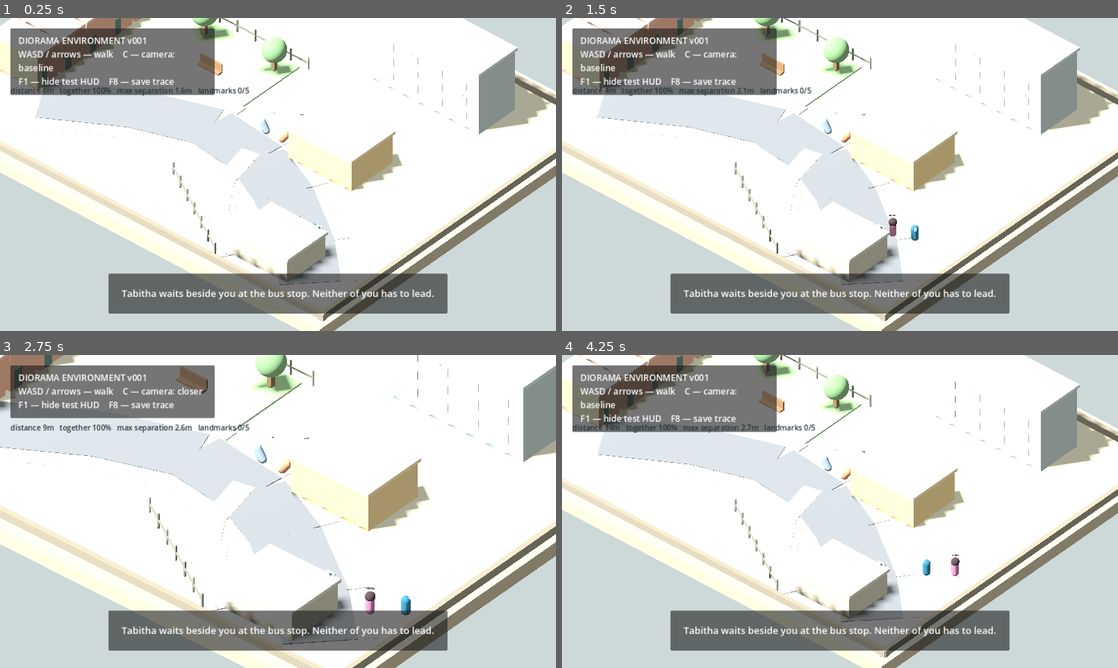
Above: before the commit, frames 1-4 (two rows, left to right).
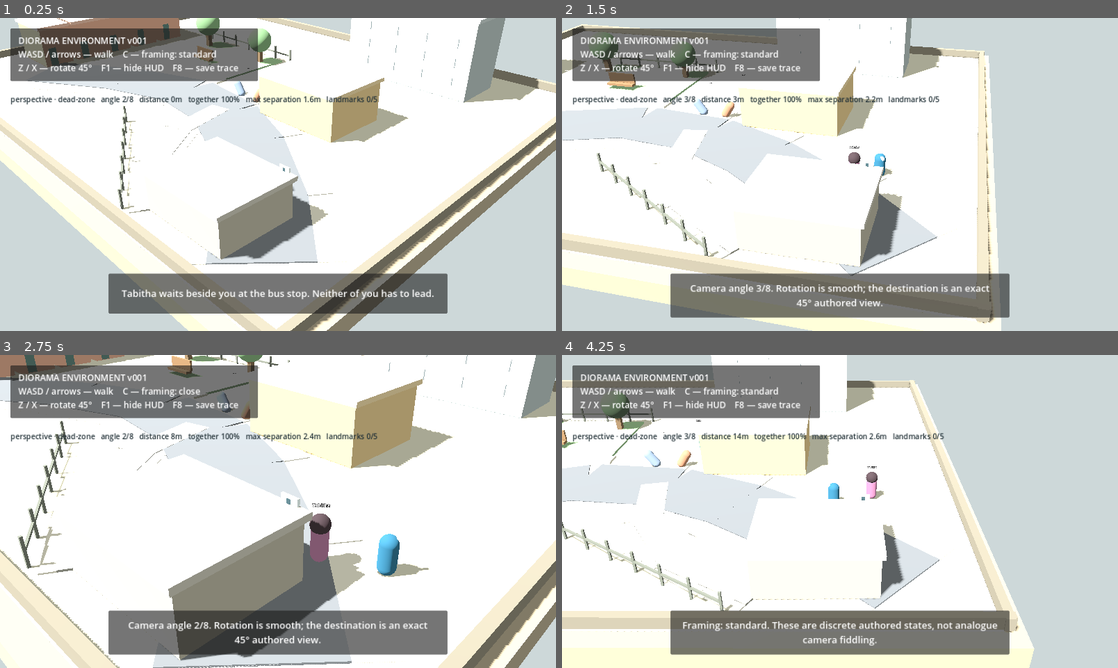
Above: after the commit, the same moments.

Repository: vcl00e/managed-decline-v2
Game: Godot game, scene res://main.tscn
The game is run twice, just before and just after one commit, with the same random seed, the same clock (stepped at 60 frames per second) and the same inputs.
Inputs:
- Up to frame 1 (0.25 s): no input
- Up to frame 2 (1.5 s): tap Enter at 0.5 s; hold Right (ui_right) 0.53-1.28 s; tap Z at 0.6 s; tap X at 0.8, 1.35 s; hold Down (ui_down) from 1.28 s (still down)
- Up to frame 3 (2.75 s): tap C at 1.55, 2.1 s; release Down (ui_down) at 2.03 s; hold Right (ui_right) from 2.03 s (still down); tap Z at 2.3 s
- Up to frame 4 (4.25 s): release Right (ui_right) at 2.78 s; hold Up (ui_up) 2.78-3.53 s; tap Z at 2.85 s; tap X at 3.05, 3.6 s; hold Left (ui_left) from 3.53 s (still down); tap C at 3.8 s

The runs differ from the first frame. In frame 1, 38% of the frame differs, in the area x 0-100%, y 0-100%; in frame 2, 53%; in frame 3, 51%; in frame 4, 62%.

Commit message:
Restore accepted perspective dead-zone camera grammar

Diff:
--- a/prototypes/diorama-environment-v001/scripts/main.gd
+++ b/prototypes/diorama-environment-v001/scripts/main.gd
@@ -2,6 +2,10 @@
 
 const PlayerScript = preload("res://scripts/player.gd")
 const CompanionScript = preload("res://scripts/companion.gd")
+
+const CAMERA_FOV := 34.0
+const CAMERA_SIDE_LIMIT := 5.4
+const CAMERA_DEPTH_LIMIT := 4.0
 
 var player
 var companion
@@ -11,6 +15,12 @@
 var debug_label: Label
 
 var camera_preset := 1
+var camera_angle_index := 1
+var camera_yaw := deg_to_rad(45.0)
+var camera_target_yaw := deg_to_rad(45.0)
+var camera_focus := Vector3.ZERO
+var dead_zone_focus := Vector3.ZERO
+
 var hud_visible := true
 var total_distance := 0.0
 var previous_player_position := Vector3.ZERO
@@ -42,7 +52,7 @@
 	_build_camera()
 	_build_ui()
 	previous_player_position = player.global_position
-	_set_caption("There is no objective marker. Walk where you are curious; Tabitha should remain company, not a target to chase.")
+	_set_caption("Perspective miniature + large dead-zone. Walk normally; the camera should stay composed instead of constantly drifting after you.")
 
 func _physics_process(delta: float) -> void:
 	if player == null:
@@ -65,9 +75,14 @@
 func _unhandled_key_input(event: InputEvent) -> void:
 	if not event is InputEventKey or not event.pressed or event.echo:
 		return
+
 	if event.keycode == KEY_C:
 		camera_preset = (camera_preset + 1) % 3
-		_apply_camera_preset()
+		_set_caption("Framing: %s. These are discrete authored states, not analogue camera fiddling." % _camera_preset_name())
+	elif event.keycode == KEY_Z:
+		_rotate_camera(-1)
+	elif event.keycode == KEY_X:
+		_rotate_camera(1)
 	elif event.keycode == KEY_F1:
 		hud_visible = not hud_visible
 		hud_label.visible = hud_visible
@@ -171,36 +186,93 @@
 
 func _build_camera() -> void:
 	camera = Camera3D.new()
-	camera.projection = Camera3D.PROJECTION_ORTHOGONAL
+	camera.name = "DioramaCamera"
+	camera.projection = Camera3D.PROJECTION_PERSPECTIVE
+	camera.fov = CAMERA_FOV
+	camera.keep_aspect = Camera3D.KEEP_HEIGHT
+	camera.near = 0.1
+	camera.far = 120.0
 	camera.current = true
 	add_child(camera)
-	_apply_camera_preset()
-	_update_camera(1.0)
-
-func _apply_camera_preset() -> void:
+
+	dead_zone_focus = player.global_position
+	dead_zone_focus.y = 0.9
+	camera_focus = dead_zone_focus
+	camera_yaw = camera_target_yaw
+	_apply_camera_transform()
+
+func _update_camera(delta: float) -> void:
+	_update_dead_zone_focus()
+	camera_focus = dead_zone_focus
+
+	var rotation_blend := clampf(delta * 8.5, 0.0, 1.0)
+	camera_yaw = lerp_angle(camera_yaw, camera_target_yaw, rotation_blend)
+	_apply_camera_transform()
+
+func _update_dead_zone_focus() -> void:
+	var delta: Vector3 = player.global_position - dead_zone_focus
+	delta.y = 0.0
+
+	var right := Vector3(-sin(camera_target_yaw), 0.0, cos(camera_target_yaw))
+	var forward := Vector3(-cos(camera_target_yaw), 0.0, -sin(camera_target_yaw))
+
+	var side := delta.dot(right)
+	var depth := delta.dot(forward)
+
+	if absf(side) > CAMERA_SIDE_LIMIT:
+		var side_sign := 1.0 if side > 0.0 else -1.0
+		dead_zone_focus += right * (side - side_sign * CAMERA_SIDE_LIMIT)
+
+	if absf(depth) > CAMERA_DEPTH_LIMIT:
+		var depth_sign := 1.0 if depth > 0.0 else -1.0
+		dead_zone_focus += forward * (depth - depth_sign * CAMERA_DEPTH_LIMIT)
+
+	dead_zone_focus.y = 0.9
+
+func _apply_camera_transform() -> void:
+	var radius := _camera_radius()
+	var height := _camera_height()
+	camera.global_position = camera_focus + Vector3(
+		cos(camera_yaw) * radius,
+		height,
+		sin(camera_yaw) * radius
+	)
+	camera.look_at(camera_focus + Vector3(0.0, 0.30, 0.0), Vector3.UP)
+
+func _camera_radius() -> float:
 	match camera_preset:
 		0:
-			camera.size = 22.0
+			return 16.5
 		1:
-			camera.size = 27.0
+			return 25.5
 		2:
-			camera.size = 33.0
-
-func _update_camera(delta: float) -> void:
-	var focus: Vector3 = player.global_position
-	focus.x = clampf(focus.x, -6.5, 7.5)
-	focus.z = clampf(focus.z, -4.0, 6.0)
-	focus.y = 0.0
-
-	var offset := Vector3(20.0, 24.0, 23.0)
-	if camera_preset == 0:
-		offset = Vector3(17.0, 20.0, 20.0)
-	elif camera_preset == 2:
-		offset = Vector3(23.0, 29.0, 27.0)
-
-	var desired := focus + offset
-	camera.global_position = camera.global_position.lerp(desired, minf(1.0, delta * 5.0))
-	camera.look_at(focus + Vector3(0.0, 0.8, 0.0), Vector3.UP)
+			return 34.0
+	return 25.5
+
+func _camera_height() -> float:
+	match camera_preset:
+		0:
+			return 9.5
+		1:
+			return 15.2
+		2:
+			return 20.5
+	return 15.2
+
+func _camera_preset_name() -> String:
+	match camera_preset:
+		0:
+			return "close"
+		1:
+			return "standard"
+		2:
+			return "wide"
+	return "standard"
+
+func _rotate_camera(direction: int) -> void:
+	camera_angle_index = (camera_angle_index + direction + 8) % 8
+	camera_target_yaw = deg_to_rad(float(camera_angle_index) * 45.0)
+	_set_caption("Camera angle %d/8. Rotation is smooth; the destination is an exact 45° authored view." % (camera_angle_index + 1))
 
 func _build_ui() -> void:
 	var layer := CanvasLayer.new()
@@ -208,7 +280,7 @@
 
 	var top_panel := PanelContainer.new()
 	top_panel.position = Vector2(24.0, 24.0)
-	top_panel.custom_minimum_size = Vector2(470.0, 0.0)
+	top_panel.custom_minimum_size = Vector2(570.0, 0.0)
 	layer.add_child(top_panel)
 
 	var margin := MarginContainer.new()
@@ -224,7 +296,7 @@
 	margin.add_child(hud_label)
 
 	debug_label = Label.new()
-	debug_label.position = Vector2(24.0, 155.0)
+	debug_label.position = Vector2(24.0, 175.0)
 	debug_label.add_theme_font_size_override("font_size", 17)
 	debug_label.add_theme_color_override("font_color", Color("#233238"))
 	layer.add_child(debug_label)
@@ -250,10 +322,15 @@
 	caption_margin.add_child(caption_label)
 
 func _update_hud() -> void:
-	var camera_names := ["closer", "baseline", "wide"]
-	hud_label.text = "DIORAMA ENVIRONMENT v001\nWASD / arrows — walk    C — camera: %s\nF1 — hide test HUD    F8 — save trace" % camera_names[camera_preset]
+	hud_label.text = "DIORAMA ENVIRONMENT v001\nWASD / arrows — walk    C — framing: %s\nZ / X — rotate 45°    F1 — hide HUD    F8 — save trace" % _camera_preset_name()
 	var together_ratio := 0.0 if elapsed_seconds <= 0.0 else together_seconds / elapsed_seconds
-	debug_label.text = "distance %.0fm   together %.0f%%   max separation %.1fm   landmarks %d/5" % [total_distance, together_ratio * 100.0, max_companion_separation, visited_landmarks.size()]
+	debug_label.text = "perspective · dead-zone   angle %d/8   distance %.0fm   together %.0f%%   max separation %.1fm   landmarks %d/5" % [
+		camera_angle_index + 1,
+		total_distance,
+		together_ratio * 100.0,
+		max_companion_separation,
+		visited_landmarks.size()
+	]
 
 func _set_caption(text: String) -> void:
 	caption_label.text = text
@@ -285,7 +362,13 @@
 		"prototype": "diorama-environment-v001",
 		"elapsed_seconds": snappedf(elapsed_seconds, 0.01),
 		"distance_travelled": snappedf(total_distance, 0.01),
+		"camera_projection": "perspective",
 		"camera_preset": camera_preset,
+		"camera_preset_name": _camera_preset_name(),
+		"camera_angle_index": camera_angle_index,
+		"camera_angle_degrees": camera_angle_index * 45,
+		"camera_dead_zone_side": CAMERA_SIDE_LIMIT,
+		"camera_dead_zone_depth": CAMERA_DEPTH_LIMIT,
 		"together_ratio": snappedf(together_ratio, 0.001),
 		"max_companion_separation": snappedf(max_companion_separation, 0.01),
 		"visited_shared_stops": visited_shared_stops,
